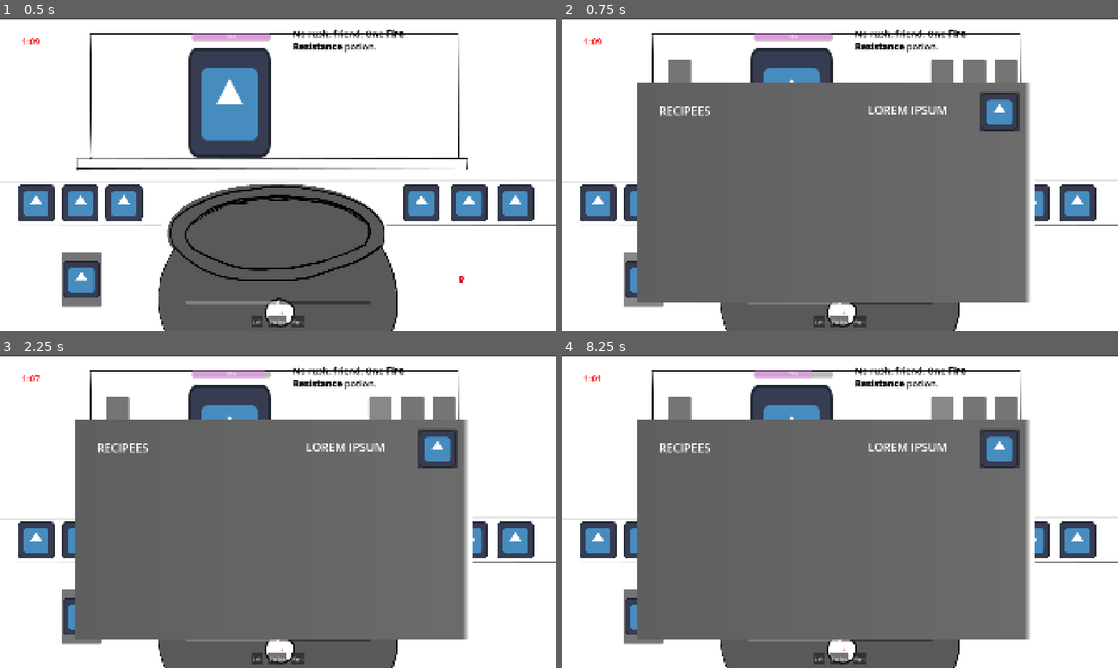
Above: before the commit, frames 1-4 (two rows, left to right).
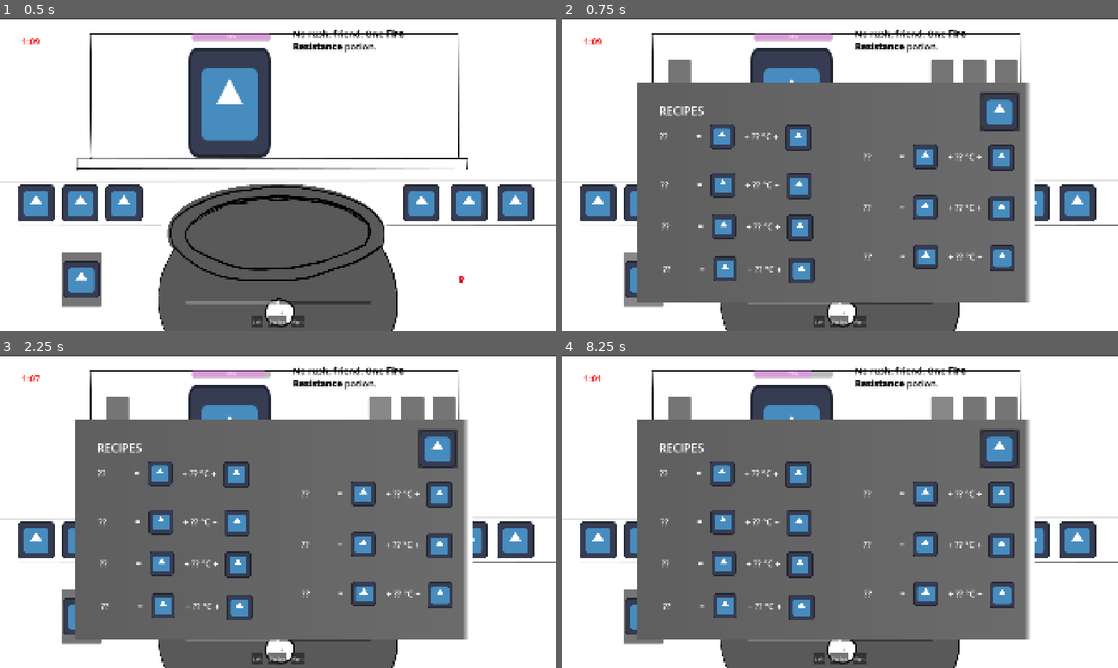
Above: after the commit, the same moments.

Repository: Eko199/Sugaming-Game-Jam-2026
Game: Godot game, scene res://main.tscn
Two runs of this game, one before a commit and one after it. Both use one fixed random seed, a clock stepped at 60 frames per second and the inputs below. The engine's default icon, where the game draws it, is replaced by a stand-in: a white triangle on a blue panel in a dark square.
Inputs (mouse positions are in pixels of both pictures, inside the frame that each line leads up to):
- Up to frame 1 (0.5 s): no input
- Up to frame 2 (0.75 s): click (645, 280) at 0.5 s
- Up to frame 3 (2.25 s): click (378, 414) at 1.27 s; click (378, 414) at 2.02 s
- Up to frame 4 (8.25 s): click (1006, 414) at 2.75 s; click (973, 414) at 3.5 s; click "Left" at 4.25 s; click "Zig Zag" at 5 s; click "Right" at 5.75 s; click (1006, 414) at 6.5 s; click (973, 414) at 7.25 s; click (940, 414) at 8.02 s

Frame 1 is identical in both runs. In frame 2, 5.9% of the frame differs, in the area x 17-82%, y 28-85%; in frame 3, 5.9%; in frame 4, 5.9%.

Commit message:
Add recipes in almanac

Diff:
--- a/ui/almanac.gd
+++ b/ui/almanac.gd
@@ -1,17 +1,18 @@
 extends Control
 
 @onready var tutorial: Control = $Tutorial
-@onready var recipees: Control = $Recipees
+@onready var recipes: Control = $Recipes
 @onready var ingredients: Control = $Ingredients
 @onready var cooking: Control = $Cooking
 
 var current_page: Control
+var unlocked_recipes: Dictionary = {}
 
 func open() -> void:
 	if current_page:
 		current_page.visible = false
 
-	current_page = recipees
+	current_page = recipes
 	current_page.visible = true
 	visible = true
 
@@ -22,6 +23,26 @@
 	current_page.visible = false
 	current_page = page
 	current_page.visible = true
+
+func unlock_knowledge(
+	potion: Ingredient.TYPE,
+	ingredient: bool,
+	temperature: bool,
+	strir_pattern: bool
+) -> void:
+	if ingredient:
+		unlocked_recipes[potion].ingredients = true
+	if temperature:
+		unlocked_recipes[potion].temperature = true
+	if strir_pattern:
+		unlocked_recipes[potion].strir_pattern = true
+
+func _ready() -> void:
+	for rcp_ingredients: Array in Recipe.RECIPE:
+		var ingredients_count = len(rcp_ingredients)
+		var knowledge: RecipeKnowledge = RecipeKnowledge.new(ingredients_count)
+		var potion = Recipe.RECIPE[rcp_ingredients][0]
+		unlocked_recipes[potion] = knowledge
 
 func _on_almanac_pressed() -> void:
 	open()
@@ -39,8 +60,22 @@
 func _on_ingredients_btn_pressed() -> void:
 	switch_page(ingredients)
 
-func _on_recipees_btn_pressed() -> void:
-	switch_page(recipees)
+func _on_recipes_btn_pressed() -> void:
+	switch_page(recipes)
 
 func _on_tutorial_btn_pressed() -> void:
 	switch_page(tutorial)
+
+class RecipeKnowledge:
+	var ingredients: Array = [0]
+	var temperature: bool = false
+	var strir_pattern: bool = false
+
+	func _init(ingredients_count: int) -> void:
+		ingredients.resize(ingredients_count)
+		ingredients.fill(0)
+
+	func print() -> void:
+		print(ingredients)
+		print(temperature)
+		print(strir_pattern)
--- a/ui/almanac_control.tscn
+++ b/ui/almanac_control.tscn
@@ -12,6 +12,12 @@
 
 [sub_resource type="LabelSettings" id="LabelSettings_ov5wf"]
 font_size = 40
+
+[sub_resource type="LabelSettings" id="LabelSettings_7upsp"]
+font_size = 30
+
+[sub_resource type="LabelSettings" id="LabelSettings_p7tx1"]
+font_size = 30
 
 [node name="AlmanacControl" type="Control" unique_id=1011438134]
 layout_mode = 3
@@ -37,7 +43,7 @@
 offset_right = 513.0
 offset_bottom = -360.0
 
-[node name="RecipeesBtn" type="Button" parent="." unique_id=974889372]
+[node name="RecipesBtn" type="Button" parent="." unique_id=974889372]
 layout_mode = 0
 offset_left = 323.0
 offset_top = -490.0
@@ -91,21 +97,449 @@
 text = "LOREM IPSUM"
 label_settings = SubResource("LabelSettings_ov5wf")
 
-[node name="Recipees" type="Control" parent="." unique_id=424544720]
+[node name="Recipes" type="Control" parent="." unique_id=424544720]
 anchors_preset = 0
 offset_right = 40.0
 offset_bottom = 40.0
 
-[node name="Label" type="Label" parent="Recipees" unique_id=2002414573]
+[node name="Label" type="Label" parent="Recipes" unique_id=2002414573]
+layout_mode = 0
+offset_left = -616.0
+offset_top = -342.0
+offset_right = -79.0
+offset_bottom = -277.0
+text = "RECIPES"
+label_settings = SubResource("LabelSettings_ov5wf")
+
+[node name="Recipe" type="Control" parent="Recipes" unique_id=986180403]
+anchors_preset = 0
+offset_left = -603.0
+offset_top = -256.0
+offset_right = -563.0
+offset_bottom = -216.0
+
+[node name="Potion" type="Label" parent="Recipes/Recipe" unique_id=735721982]
+layout_mode = 0
+offset_left = -11.0
+offset_top = 9.0
+offset_right = 104.0
+offset_bottom = 51.0
+text = "??"
+label_settings = SubResource("LabelSettings_7upsp")
+
+[node name="Label" type="Label" parent="Recipes/Recipe" unique_id=1869201343]
+layout_mode = 0
+offset_left = 116.0
+offset_top = 7.0
+offset_right = 156.0
+offset_bottom = 49.0
+text = "="
+label_settings = SubResource("LabelSettings_p7tx1")
+
+[node name="Ingredients" type="Control" parent="Recipes/Recipe" unique_id=2067530035]
+anchors_preset = 0
+offset_left = 166.0
+offset_top = 16.0
+offset_right = 206.0
+offset_bottom = 56.0
+
+[node name="TextureRect" type="TextureRect" parent="Recipes/Recipe/Ingredients" unique_id=393491774]
+layout_mode = 0
+offset_left = -4.0
+offset_top = -29.0
+offset_right = 81.0
+offset_bottom = 56.0
+texture = ExtResource("2_ytkxx")
+expand_mode = 2
+
+[node name="Temperature" type="Label" parent="Recipes/Recipe" unique_id=543785432]
+layout_mode = 0
+offset_left = 282.0
+offset_top = 9.0
+offset_right = 322.0
+offset_bottom = 51.0
+text = "+ ?? °C +"
+label_settings = SubResource("LabelSettings_p7tx1")
+
+[node name="Stir" type="TextureRect" parent="Recipes/Recipe" unique_id=1626067985]
+layout_mode = 0
+offset_left = 423.0
+offset_top = -11.0
+offset_right = 513.0
+offset_bottom = 79.0
+texture = ExtResource("2_ytkxx")
+expand_mode = 2
+
+[node name="Recipe2" type="Control" parent="Recipes" unique_id=1829628193]
+anchors_preset = 0
+offset_left = -600.0
+offset_top = -89.0
+offset_right = -560.0
+offset_bottom = -49.0
+
+[node name="Potion" type="Label" parent="Recipes/Recipe2" unique_id=409035955]
+layout_mode = 0
+offset_left = -11.0
+offset_top = 9.0
+offset_right = 104.0
+offset_bottom = 51.0
+text = "??"
+label_settings = SubResource("LabelSettings_7upsp")
+
+[node name="Label" type="Label" parent="Recipes/Recipe2" unique_id=880203666]
+layout_mode = 0
+offset_left = 116.0
+offset_top = 7.0
+offset_right = 156.0
+offset_bottom = 49.0
+text = "="
+label_settings = SubResource("LabelSettings_p7tx1")
+
+[node name="Ingredients" type="Control" parent="Recipes/Recipe2" unique_id=613604529]
+anchors_preset = 0
+offset_left = 166.0
+offset_top = 16.0
+offset_right = 206.0
+offset_bottom = 56.0
+
+[node name="TextureRect" type="TextureRect" parent="Recipes/Recipe2/Ingredients" unique_id=1033467293]
+layout_mode = 0
+offset_left = -4.0
+offset_top = -29.0
+offset_right = 81.0
+offset_bottom = 56.0
+texture = ExtResource("2_ytkxx")
+expand_mode = 2
+
+[node name="Temperature" type="Label" parent="Recipes/Recipe2" unique_id=1046975857]
+layout_mode = 0
+offset_left = 282.0
+offset_top = 9.0
+offset_right = 322.0
+offset_bottom = 51.0
+text = "+ ?? °C +"
+label_settings = SubResource("LabelSettings_p7tx1")
+
+[node name="Stir" type="TextureRect" parent="Recipes/Recipe2" unique_id=735570582]
+layout_mode = 0
+offset_left = 423.0
+offset_top = -11.0
+offset_right = 513.0
+offset_bottom = 79.0
+texture = ExtResource("2_ytkxx")
+expand_mode = 2
+
+[node name="Recipe3" type="Control" parent="Recipes" unique_id=2110742933]
+anchors_preset = 0
+offset_left = -597.0
+offset_top = 55.0
+offset_right = -557.0
+offset_bottom = 95.0
+
+[node name="Potion" type="Label" parent="Recipes/Recipe3" unique_id=1575954283]
+layout_mode = 0
+offset_left = -11.0
+offset_top = 9.0
+offset_right = 104.0
+offset_bottom = 51.0
+text = "??"
+label_settings = SubResource("LabelSettings_7upsp")
+
+[node name="Label" type="Label" parent="Recipes/Recipe3" unique_id=1883435708]
+layout_mode = 0
+offset_left = 116.0
+offset_top = 7.0
+offset_right = 156.0
+offset_bottom = 49.0
+text = "="
+label_settings = SubResource("LabelSettings_p7tx1")
+
+[node name="Ingredients" type="Control" parent="Recipes/Recipe3" unique_id=839706517]
+anchors_preset = 0
+offset_left = 166.0
+offset_top = 16.0
+offset_right = 206.0
+offset_bottom = 56.0
+
+[node name="TextureRect" type="TextureRect" parent="Recipes/Recipe3/Ingredients" unique_id=698637769]
+layout_mode = 0
+offset_left = -4.0
+offset_top = -29.0
+offset_right = 81.0
+offset_bottom = 56.0
+texture = ExtResource("2_ytkxx")
+expand_mode = 2
+
+[node name="Temperature" type="Label" parent="Recipes/Recipe3" unique_id=677462490]
+layout_mode = 0
+offset_left = 282.0
+offset_top = 9.0
+offset_right = 322.0
+offset_bottom = 51.0
+text = "+ ?? °C +"
+label_settings = SubResource("LabelSettings_p7tx1")
+
+[node name="Stir" type="TextureRect" parent="Recipes/Recipe3" unique_id=43680711]
+layout_mode = 0
+offset_left = 423.0
+offset_top = -11.0
+offset_right = 513.0
+offset_bottom = 79.0
+texture = ExtResource("2_ytkxx")
+expand_mode = 2
+
+[node name="Recipe4" type="Control" parent="Recipes" unique_id=270526190]
+anchors_preset = 0
+offset_left = -592.0
+offset_top = 202.0
+offset_right = -552.0
+offset_bottom = 242.0
+
+[node name="Potion" type="Label" parent="Recipes/Recipe4" unique_id=1836309407]
+layout_mode = 0
+offset_left = -11.0
+offset_top = 9.0
+offset_right = 104.0
+offset_bottom = 51.0
+text = "??"
+label_settings = SubResource("LabelSettings_7upsp")
+
+[node name="Label" type="Label" parent="Recipes/Recipe4" unique_id=892389295]
+layout_mode = 0
+offset_left = 116.0
+offset_top = 7.0
+offset_right = 156.0
+offset_bottom = 49.0
+text = "="
+label_settings = SubResource("LabelSettings_p7tx1")
+
+[node name="Ingredients" type="Control" parent="Recipes/Recipe4" unique_id=710974432]
+anchors_preset = 0
+offset_left = 166.0
+offset_top = 16.0
+offset_right = 206.0
+offset_bottom = 56.0
+
+[node name="TextureRect" type="TextureRect" parent="Recipes/Recipe4/Ingredients" unique_id=247368341]
+layout_mode = 0
+offset_left = -4.0
+offset_top = -29.0
+offset_right = 81.0
+offset_bottom = 56.0
+texture = ExtResource("2_ytkxx")
+expand_mode = 2
+
+[node name="Temperature" type="Label" parent="Recipes/Recipe4" unique_id=449443182]
+layout_mode = 0
+offset_left = 282.0
+offset_top = 9.0
+offset_right = 322.0
+offset_bottom = 51.0
+text = "+ ?? °C +"
+label_settings = SubResource("LabelSettings_p7tx1")
+
+[node name="Stir" type="TextureRect" parent="Recipes/Recipe4" unique_id=1598263887]
+layout_mode = 0
+offset_left = 423.0
+offset_top = -11.0
+offset_right = 513.0
+offset_bottom = 79.0
+texture = ExtResource("2_ytkxx")
+expand_mode = 2
+
+[node name="Recipe5" type="Control" parent="Recipes" unique_id=227661377]
+anchors_preset = 0
+offset_left = 99.0
+offset_top = -186.0
+offset_right = 139.0
+offset_bottom = -146.0
+
+[node name="Potion" type="Label" parent="Recipes/Recipe5" unique_id=2118297799]
+layout_mode = 0
+offset_left = -11.0
+offset_top = 9.0
+offset_right = 104.0
+offset_bottom = 51.0
+text = "??"
+label_settings = SubResource("LabelSettings_7upsp")
+
+[node name="Label" type="Label" parent="Recipes/Recipe5" unique_id=1860827089]
+layout_mode = 0
+offset_left = 116.0
+offset_top = 7.0
+offset_right = 156.0
+offset_bottom = 49.0
+text = "="
+label_settings = SubResource("LabelSettings_p7tx1")
+
+[node name="Ingredients" type="Control" parent="Recipes/Recipe5" unique_id=723943786]
+anchors_preset = 0
+offset_left = 166.0
+offset_top = 16.0
+offset_right = 206.0
+offset_bottom = 56.0
+
+[node name="TextureRect" type="TextureRect" parent="Recipes/Recipe5/Ingredients" unique_id=1609551037]
+layout_mode = 0
+offset_left = -4.0
+offset_top = -29.0
+offset_right = 81.0
+offset_bottom = 56.0
+texture = ExtResource("2_ytkxx")
+expand_mode = 2
+
+[node name="Temperature" type="Label" parent="Recipes/Recipe5" unique_id=33292447]
+layout_mode = 0
+offset_left = 282.0
+offset_top = 9.0
+offset_right = 322.0
+offset_bottom = 51.0
+text = "+ ?? °C +"
+label_settings = SubResource("LabelSettings_p7tx1")
+
+[node name="Stir" type="TextureRect" parent="Recipes/Recipe5" unique_id=115962589]
+layout_mode = 0
+offset_left = 423.0
+offset_top = -11.0
+offset_right = 513.0
+offset_bottom = 79.0
+texture = ExtResource("2_ytkxx")
+expand_mode = 2
+
+[node name="Recipe6" type="Control" parent="Recipes" unique_id=1370976381]
+anchors_preset = 0
+offset_left = 99.0
+offset_top = -11.0
+offset_right = 139.0
+offset_bottom = 29.0
+
+[node name="Potion" type="Label" parent="Recipes/Recipe6" unique_id=952334328]
+layout_mode = 0
+offset_left = -11.0
+offset_top = 9.0
+offset_right = 104.0
+offset_bottom = 51.0
+text = "??"
+label_settings = SubResource("LabelSettings_7upsp")
+
+[node name="Label" type="Label" parent="Recipes/Recipe6" unique_id=551608348]
+layout_mode = 0
+offset_left = 116.0
+offset_top = 7.0
+offset_right = 156.0
+offset_bottom = 49.0
+text = "="
+label_settings = SubResource("LabelSettings_p7tx1")
+
+[node name="Ingredients" type="Control" parent="Recipes/Recipe6" unique_id=932787130]
+anchors_preset = 0
+offset_left = 166.0
+offset_top = 16.0
+offset_right = 206.0
+offset_bottom = 56.0
+
+[node name="TextureRect" type="TextureRect" parent="Recipes/Recipe6/Ingredients" unique_id=1217816636]
+layout_mode = 0
+offset_left = -4.0
+offset_top = -29.0
+offset_right = 81.0
+offset_bottom = 56.0
+texture = ExtResource("2_ytkxx")
+expand_mode = 2
+
+[node name="Temperature" type="Label" parent="Recipes/Recipe6" unique_id=560546605]
+layout_mode = 0
+offset_left = 282.0
+offset_top = 9.0
+offset_right = 322.0
+offset_bottom = 51.0
+text = "+ ?? °C +"
+label_settings = SubResource("LabelSettings_p7tx1")
+
+[node name="Stir" type="TextureRect" parent="Recipes/Recipe6" unique_id=1211241455]
+layout_mode = 0
+offset_left = 423.0
+offset_top = -11.0
+offset_right = 513.0
+offset_bottom = 79.0
+texture = ExtResource("2_ytkxx")
+expand_mode = 2
+
+[node name="Recipe7" type="Control" parent="Recipes" unique_id=1525314024]
+anchors_preset = 0
+offset_left = 101.0
+offset_top = 159.0
+offset_right = 141.0
+offset_bottom = 199.0
+
+[node name="Potion" type="Label" parent="Recipes/Recipe7" unique_id=533980122]
+layout_mode = 0
+offset_left = -11.0
+offset_top = 9.0
+offset_right = 104.0
+offset_bottom = 51.0
+text = "??"
+label_settings = SubResource("LabelSettings_7upsp")
+
+[node name="Label" type="Label" parent="Recipes/Recipe7" unique_id=2094402526]
+layout_mode = 0
+offset_left = 116.0
+offset_top = 7.0
+offset_right = 156.0
+offset_bottom = 49.0
+text = "="
+label_settings = SubResource("LabelSettings_p7tx1")
+
+[node name="Ingredients" type="Control" parent="Recipes/Recipe7" unique_id=1349457394]
+anchors_preset = 0
+offset_left = 166.0
+offset_top = 16.0
+offset_right = 206.0
+offset_bottom = 56.0
+
+[node name="TextureRect" type="TextureRect" parent="Recipes/Recipe7/Ingredients" unique_id=1952044753]
+layout_mode = 0
+offset_left = -4.0
+offset_top = -29.0
+offset_right = 81.0
+offset_bottom = 56.0
+texture = ExtResource("2_ytkxx")
+expand_mode = 2
+
+[node name="Temperature" type="Label" parent="Recipes/Recipe7" unique_id=854308621]
+layout_mode = 0
+offset_left = 282.0
+offset_top = 9.0
+offset_right = 322.0
+offset_bottom = 51.0
+text = "+ ?? °C +"
+label_settings = SubResource("LabelSettings_p7tx1")
+
+[node name="Stir" type="TextureRect" parent="Recipes/Recipe7" unique_id=1898752229]
+layout_mode = 0
+offset_left = 423.0
+offset_top = -11.0
+offset_right = 513.0
+offset_bottom = 79.0
+texture = ExtResource("2_ytkxx")
+expand_mode = 2
+
+[node name="Ingredients" type="Control" parent="." unique_id=1408980002]
+visible = false
+anchors_preset = 0
+offset_right = 40.0
+offset_bottom = 40.0
+
+[node name="Label" type="Label" parent="Ingredients" unique_id=1372315519]
 layout_mode = 0
 offset_left = -616.0
 offset_top = -342.0
 offset_right = -79.0
 offset_bottom = 295.0
-text = "RECIPEES"
-label_settings = SubResource("LabelSettings_ov5wf")
-
-[node name="Label2" type="Label" parent="Recipees" unique_id=1662505809]
+text = "INGREDENTS"
+label_settings = SubResource("LabelSettings_ov5wf")
+
+[node name="Label2" type="Label" parent="Ingredients" unique_id=73934723]
 layout_mode = 0
 offset_left = 105.0
 offset_top = -345.0
@@ -114,22 +548,22 @@
 text = "LOREM IPSUM"
 label_settings = SubResource("LabelSettings_ov5wf")
 
-[node name="Ingredients" type="Control" parent="." unique_id=1408980002]
+[node name="Cooking" type="Control" parent="." unique_id=1388461027]
 visible = false
 anchors_preset = 0
 offset_right = 40.0
 offset_bottom = 40.0
 
-[node name="Label" type="Label" parent="Ingredients" unique_id=1372315519]
+[node name="Label" type="Label" parent="Cooking" unique_id=1587061550]
 layout_mode = 0
 offset_left = -616.0
 offset_top = -342.0
 offset_right = -79.0
 offset_bottom = 295.0
-text = "INGREDENTS"
-label_settings = SubResource("LabelSettings_ov5wf")
-
-[node name="Label2" type="Label" parent="Ingredients" unique_id=73934723]
+text = "COOKING"
+label_settings = SubResource("LabelSettings_ov5wf")
+
+[node name="Label2" type="Label" parent="Cooking" unique_id=556355266]
 layout_mode = 0
 offset_left = 105.0
 offset_top = -345.0
@@ -138,32 +572,8 @@
 text = "LOREM IPSUM"
 label_settings = SubResource("LabelSettings_ov5wf")
 
-[node name="Cooking" type="Control" parent="." unique_id=1388461027]
-visible = false
-anchors_preset = 0
-offset_right = 40.0
-offset_bottom = 40.0
-
-[node name="Label" type="Label" parent="Cooking" unique_id=1587061550]
-layout_mode = 0
-offset_left = -616.0
-offset_top = -342.0
-offset_right = -79.0
-offset_bottom = 295.0
-text = "COOKING"
-label_settings = SubResource("LabelSettings_ov5wf")
-
-[node name="Label2" type="Label" parent="Cooking" unique_id=556355266]
-layout_mode = 0
-offset_left = 105.0
-offset_top = -345.0
-offset_right = 619.0
-offset_bottom = 292.0
-text = "LOREM IPSUM"
-label_settings = SubResource("LabelSettings_ov5wf")
-
 [connection signal="pressed" from="CookingBtn" to="." method="_on_cooking_btn_pressed"]
 [connection signal="pressed" from="IngredientsBtn" to="." method="_on_ingredients_btn_pressed"]
-[connection signal="pressed" from="RecipeesBtn" to="." method="_on_recipees_btn_pressed"]
+[connection signal="pressed" from="RecipesBtn" to="." method="_on_recipes_btn_pressed"]
 [connection signal="pressed" from="TutorialBtn" to="." method="_on_tutorial_btn_pressed"]
 [connection signal="pressed" from="TextureRect/Exit" to="." method="_on_exit_pressed"]
Not shown, added: ui/almanac_control.tscn5197210121.tmp
Not shown, added: ui/almanac_control.tscn7422659403.tmp
Not shown, added: ui/almanac_control.tscn7438692858.tmp
